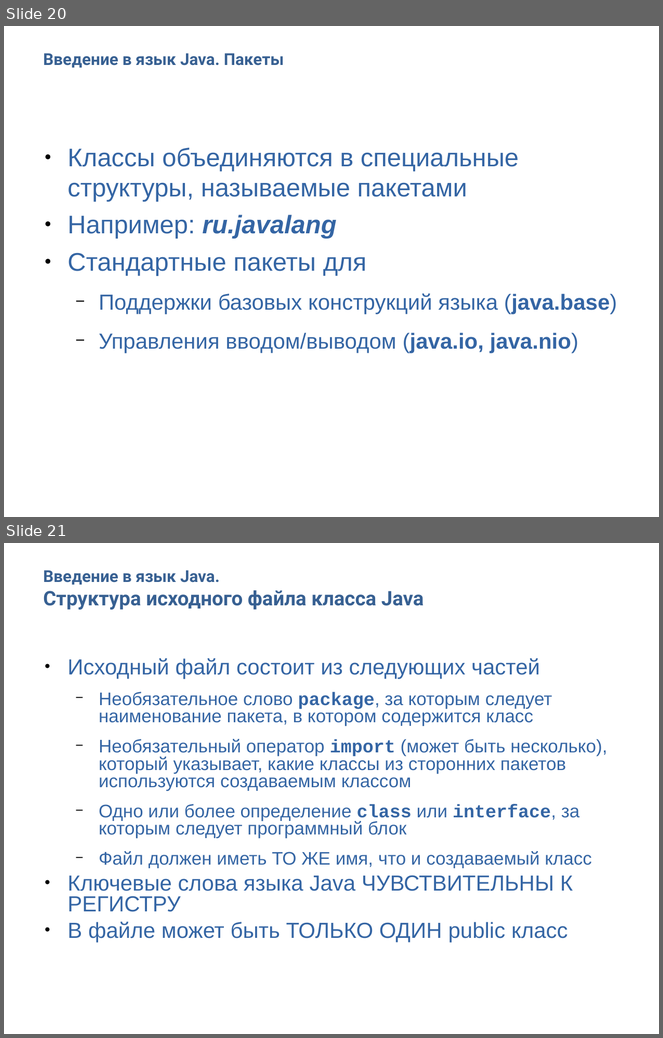
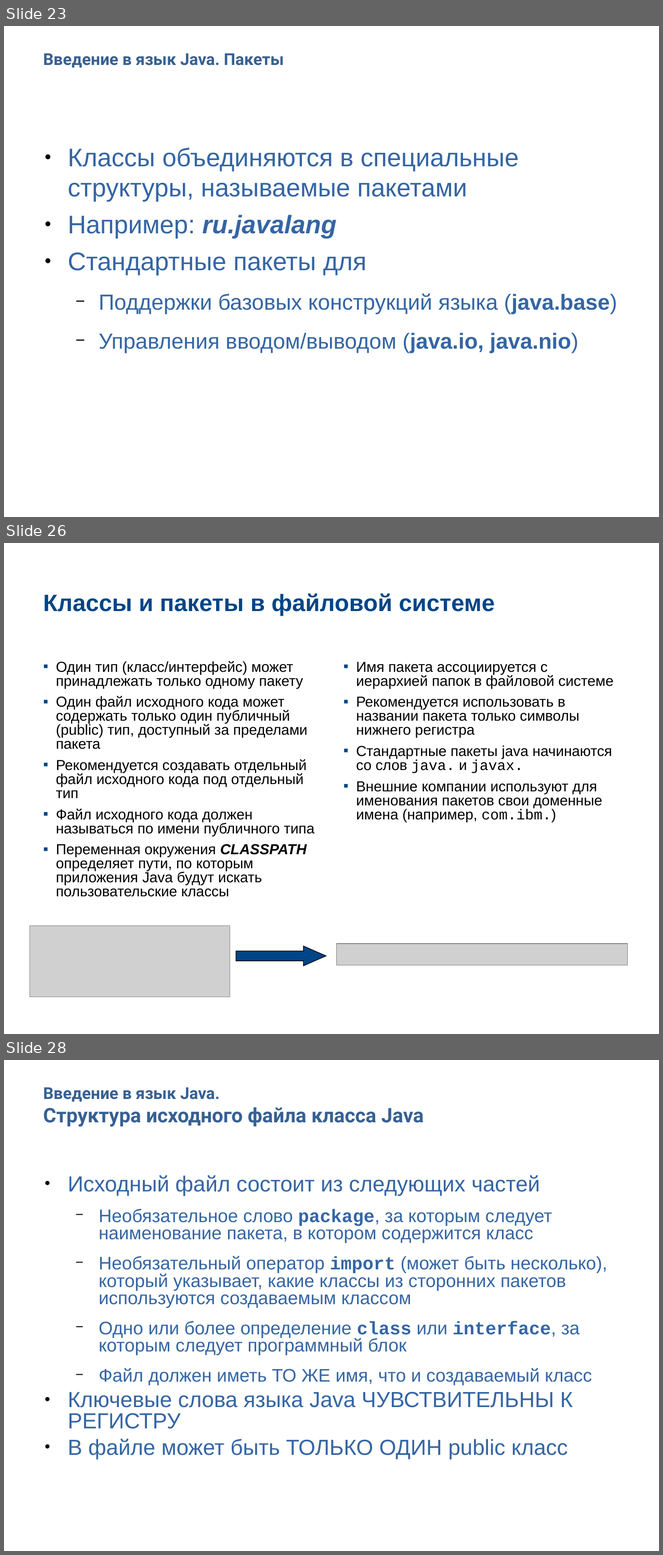
Before and after one commit to Vyacheslav2023/javase0111, a slide deck: presentation/JavaSE101Основы.pptx. Shown one above the other, each under a label of ours: slides 20 and 21 before the commit, slides 23, 26 and 28 after it; the slides between them are not shown. The pictures are 663x1038 and 663x1555 pixels, drawn with LibreOffice and Linux fonts; fonts in the diff are those of the drawing; grey boxes stand for pictures; background and template pictures are left out. Boxes give left, top, right and bottom in pixels: in the first picture for what was removed or moved away, otherwise in the second. Text is boxed around its words. In the diff, an @@ line names an element or a change of style, - is before the commit and + after.

Commit message:
Presentation modified

```diff
--- a/presentation/JavaSE101Основы.pptx
+++ b/presentation/JavaSE101Основы.pptx
@@ slide 26 added at (4, 543, 659, 1034), background picture (left out) @@
@@ free added at (37, 563, 626, 644), 26 pt, text #004587, bold @@
+Классы и пакеты в файловой системе
@@ free added at (37, 657, 326, 928), 16 pt, text #000000 @@
+▪ Один тип (класс/интерфейс) может принадлежать только одному пакету
+▪ Один файл исходного кода может содержать только один публичный (public) тип, доступный за пределами пакета
+▪ Рекомендуется создавать отдельный файл исходного кода под отдельный тип
+▪ Файл исходного кода должен называться по имени публичного типа
+▪ Переменная окружения CLASSPATH определяет пути, по которым приложения Java будут искать пользовательские классы
@@ free added at (337, 657, 626, 903), 16 pt, text #000000 @@
+▪ Имя пакета ассоциируется с иерархией папок в файловой системе
+▪ Рекомендуется использовать в названии пакета только символы нижнего регистра
+▪ Стандартные пакеты java начинаются со слов java. и javax.
+▪ Внешние компании используют для именования пакетов свои доменные имена (например, com.ibm.)
@@ picture added at (29, 926, 230, 997) @@
@@ freeform shape added at (236, 947, 326, 966), fill #004587, outline #000000 0.74 pt @@
@@ picture added at (337, 944, 628, 966) @@
@@ what was slide 20 is now slide 23 @@
@@ what was slide 21 is now slide 28 @@
```
Also in this commit, not shown: 3 slides changed, 7 other slides added, 3 other files.
